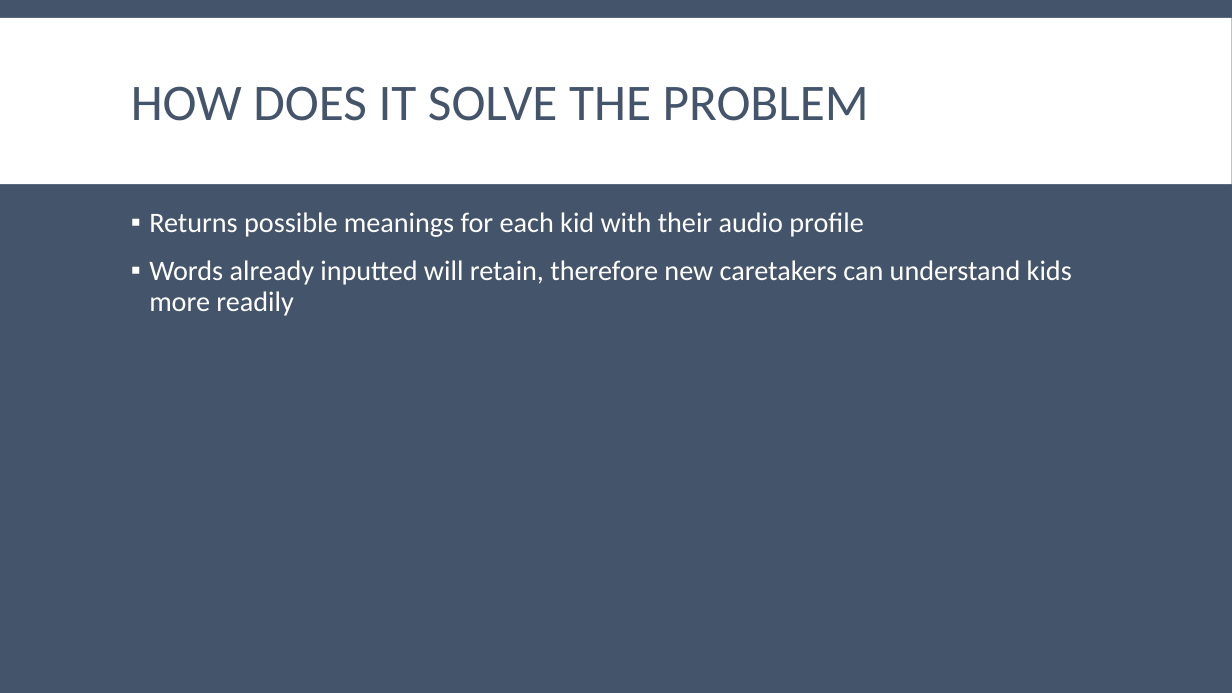
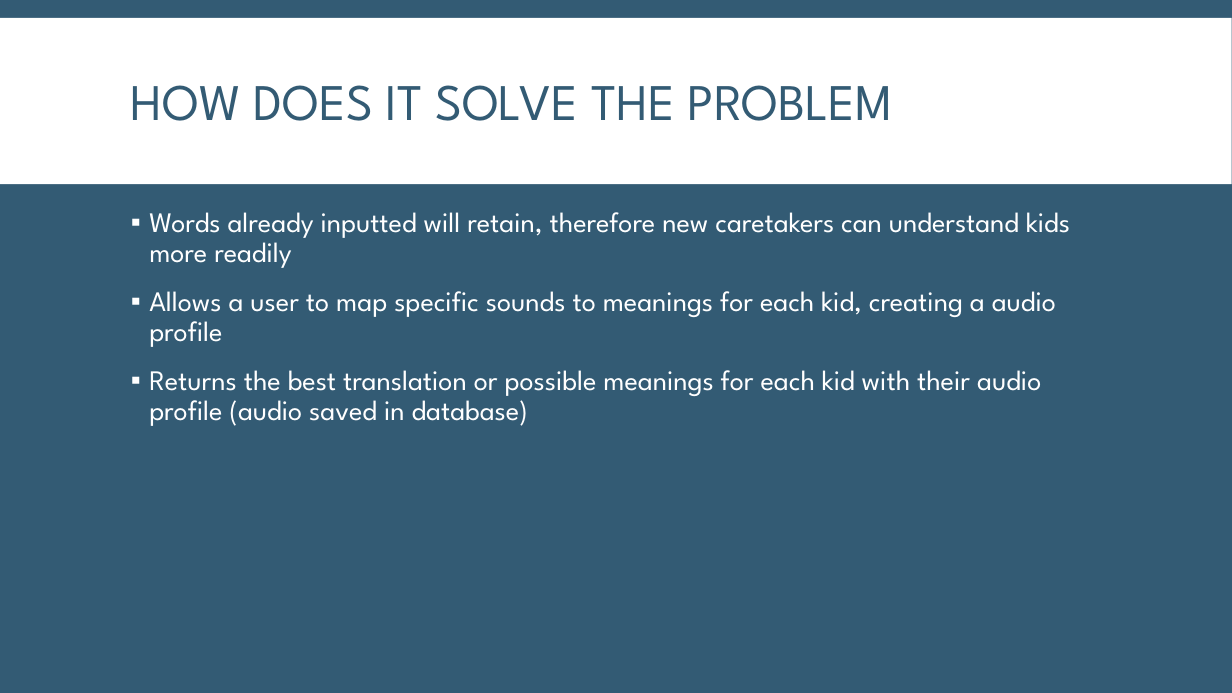
Before and after one commit to brooklyn2016/team-19, a slide deck: slide 5 of presentation.pptx. Drawn at 1232x693 pixels with LibreOffice and Linux fonts; fonts in the diff are those of the drawing. Boxes give left, top, right and bottom in pixels: in the first picture for what was removed or moved away, otherwise in the second. Text is boxed around its words. In the diff, an @@ line names an element or a change of style, - is before the commit and + after.

Commit message:
Update on presentation

```diff
--- a/presentation.pptx
+++ b/presentation.pptx
@@ background #44546A to #335B74 @@
@@ title "HOW DOES IT SOLVE THE ..." at (x1=131, y1=85, x2=893, y2=121): font Calibri to League Spartan, text colour #44546A to #335B74 @@
@@ text at (x1=149, y1=212, x2=863, y2=237): paragraph removed @@
-▪ Returns possible meanings for each kid with their audio profile
@@ text at (x1=149, y1=212, x2=1070, y2=268): font Calibri to League Spartan in "Words already inputted will retain, therefore new ..." @@
@@ text at (x1=149, y1=291, x2=1056, y2=426): paragraphs added @@
+▪ Allows a user to map specific sounds to meanings for each kid, creating a audio profile
+▪ Returns the best translation or possible meanings for each kid with their audio profile (audio saved in database)
```
Also in this commit, not shown: 5 other slides changed.
